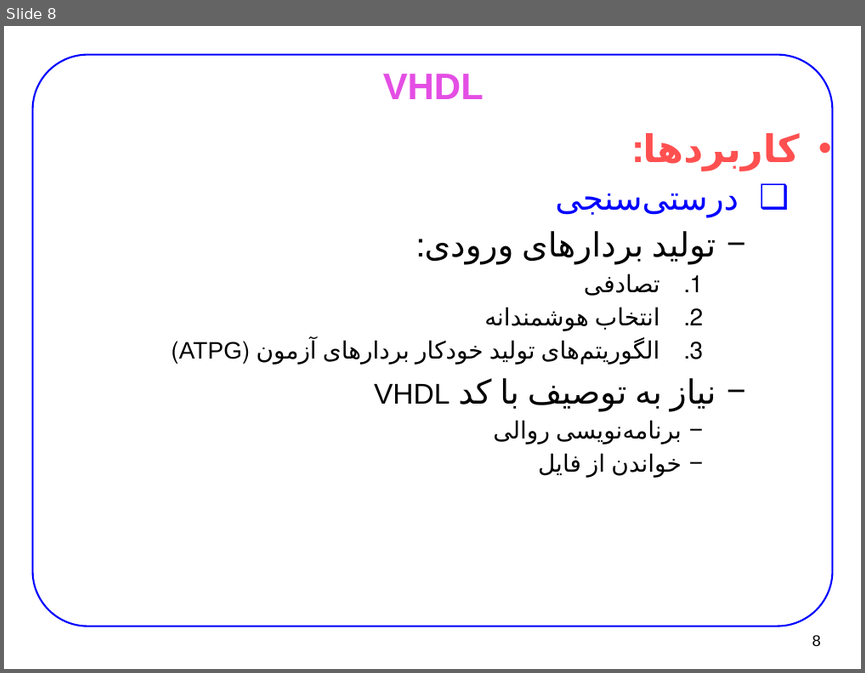
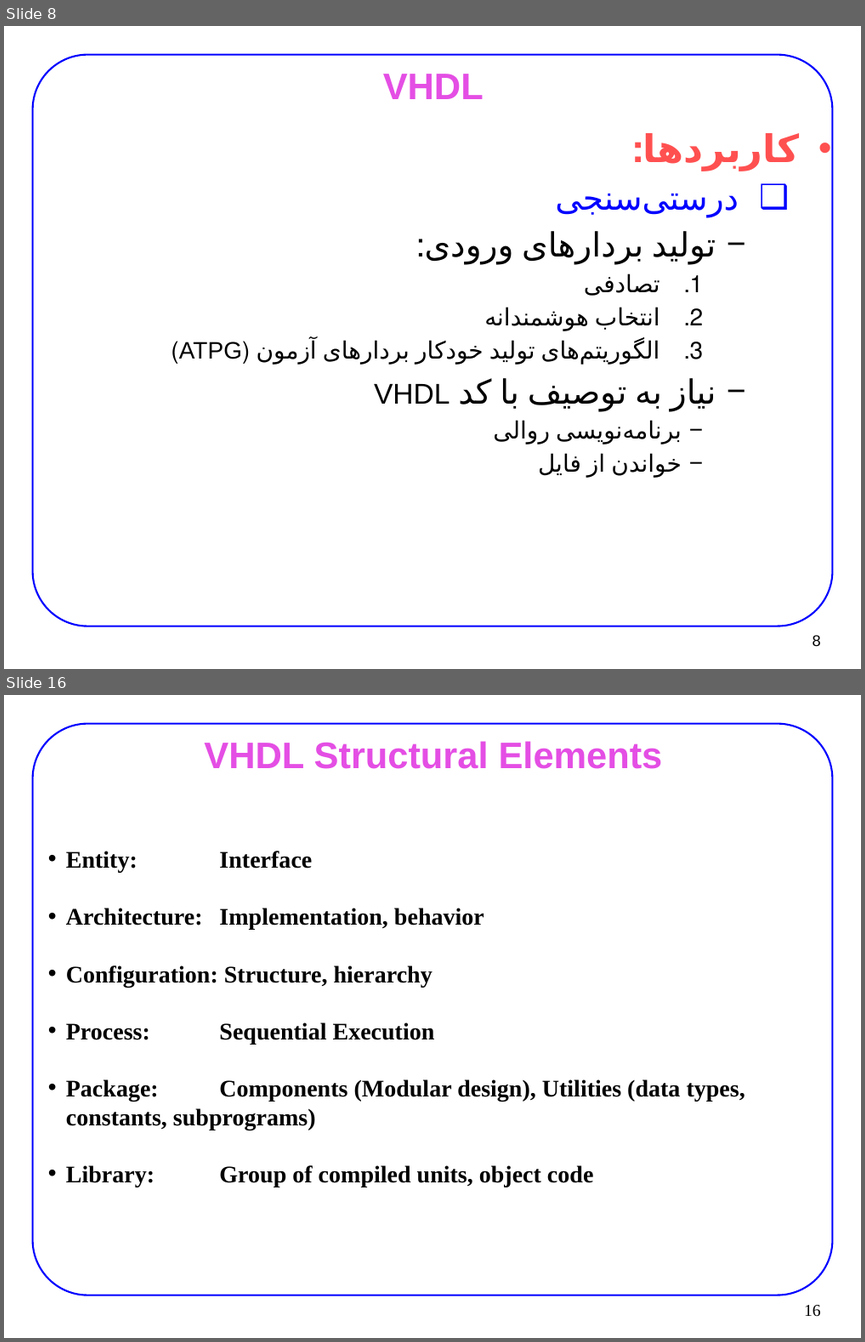
Before and after one commit to 9231058/FPGA-Homework, a slide deck: slides/design/D-01-HDL-.pptx. Shown one above the other, each under a label of ours: slide 8 before the commit, slides 8 and 16 after it; the slides between them are not shown. The pictures are 865x673 and 865x1342 pixels, drawn with LibreOffice and Linux fonts; fonts in the diff are those of the drawing. Boxes give left, top, right and bottom in pixels: in the first picture for what was removed or moved away, otherwise in the second. Text is boxed around its words. In the diff, an @@ line names an element or a change of style, - is before the commit and + after.

```diff
--- a/slides/design/D-01-HDL-.pptx
+++ b/slides/design/D-01-HDL-.pptx
@@ slide 16 added at [4, 695, 861, 1338], background #FFFFFF; not listed: 1 template element that a slide beside it also shows @@
@@ title added at [204, 741, 663, 769], 31 pt, text #E44EE4, bold @@
+VHDL Structural Elements
@@ text added at [66, 851, 745, 1186], 20 pt, text #000000, bold @@
+• Entity: Interface
+• Architecture: Implementation, behavior
+• Configuration: Structure, hierarchy
+• Process: Sequential Execution
+• Package: Components (Modular design), Utilities (data types, constants, subprograms)
+• Library: Group of compiled units, object code
@@ page number added at [804, 1304, 821, 1316], 14 pt, text #000000 @@
+16
```
Also in this commit, not shown: 5 slides changed, 19 other slides added, 1 other file.
